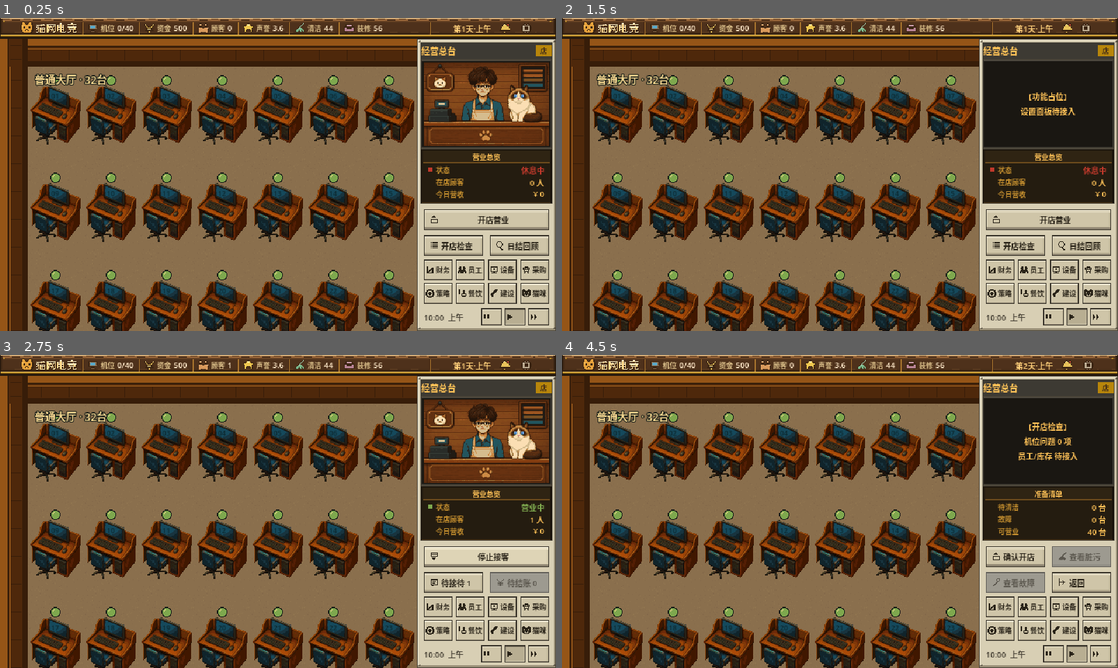
Above: before the commit, frames 1-4 (two rows, left to right).
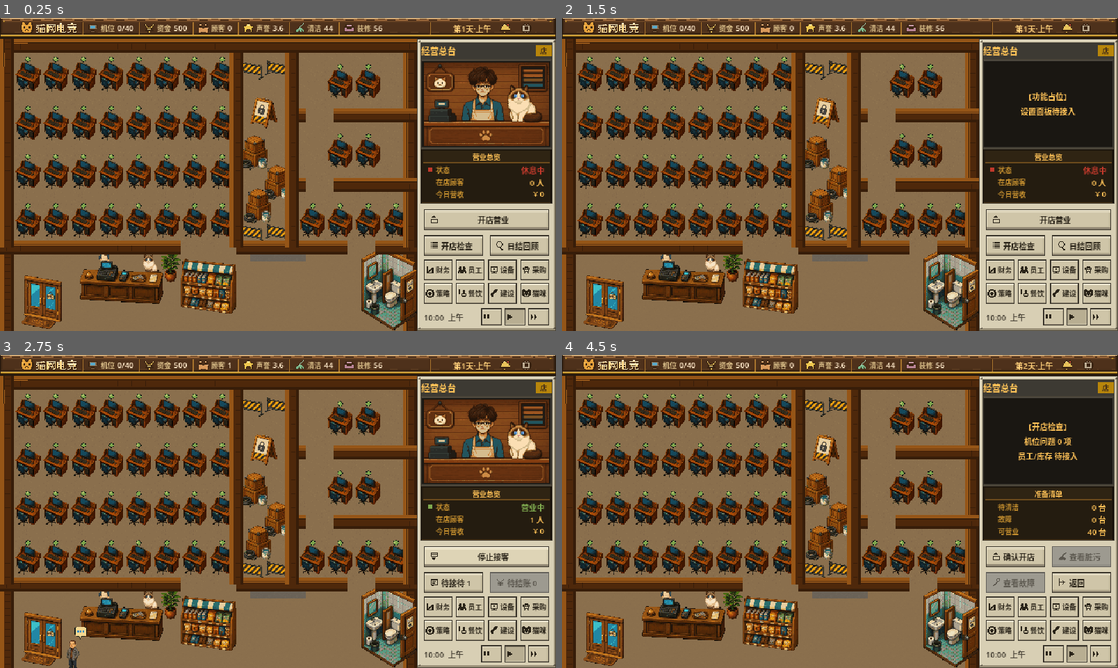
Above: after the commit, the same moments.

Repository: knightmiao/internet-cafe-godot
Game: Godot game, scene res://scenes/main.tscn
Two runs of this game, one before a commit and one after it. Both use one fixed random seed, a clock stepped at 60 frames per second and the inputs below.
Inputs (mouse positions are in pixels of both pictures, inside the frame that each line leads up to):
- Up to frame 1 (0.25 s): no input
- Up to frame 2 (1.5 s): click (1067, 27) at 0.52 s; click (1090, 27) at 1.27 s
- Up to frame 3 (2.75 s): click "开店营业" at 2 s
- Up to frame 4 (4.5 s): click "停止接客" at 2.75 s; click "关店结算" at 3.5 s; click "开店检查" at 4.25 s

The runs differ from the first frame. In frame 1, 47% of the frame differs, in the area x 0-75%, y 6-100%; in frame 2, 47%; in frame 3, 47%; in frame 4, 47%.

Commit message:
开局改为 0.5 倍居中看满整店。
默认近景停在左上角，打开只看到入口一带的局部；现在一进游戏就是全局视野，滚轮仍可切到近景。

Co-authored-by: Cursor <cursoragent@cursor.com>

Diff:
--- a/godot/scenes/maps/initial_cafe.tscn
+++ b/godot/scenes/maps/initial_cafe.tscn
@@ -19,5 +19,6 @@
 z_index = 10
 
 [node name="Camera2D" type="Camera2D" parent="."]
-position = Vector2(240, 168)
+position = Vector2(480, 336)
+zoom = Vector2(0.5, 0.5)
 enabled = true
--- a/godot/scripts/stage/stage_controller.gd
+++ b/godot/scripts/stage/stage_controller.gd
@@ -73,7 +73,7 @@
 var _facilities: Dictionary = {}
 var _theme_floor_roots: Dictionary = {}
 var _theme_wall_roots: Dictionary = {}
-var _zoom_index := 1
+var _zoom_index := 0
 var _pressing := false
 var _dragged := false
 var _press_point := Vector2.ZERO
@@ -157,7 +157,9 @@
 	camera.limit_top = 0
 	camera.limit_right = int(WORLD_SIZE.x)
 	camera.limit_bottom = int(WORLD_SIZE.y)
-	camera.position = Vector2(240, 168)
+	# 默认 0.5 倍：视野正好等于世界，锁在店面中心，一打开就能看满整店。
+	camera.position = WORLD_SIZE * 0.5
+	camera.make_current()
 	_apply_zoom()
 
 
--- a/godot/tools/screenshot.gd
+++ b/godot/tools/screenshot.gd
@@ -42,9 +42,9 @@
 	assert(_main.operation_panel.action_buttons[0].custom_minimum_size.x == 144)
 	assert(_main.operation_panel.action_buttons[0].text == "开店营业")
 
-	# 先拉到 0.5 倍，一屏看满整店；此时视口本地坐标正好是世界坐标的一半
-	stage_controller.call("set_zoom_index", 0)
-	await process_frame
+	# 开局必须是 0.5 倍全局，不能停在入口近景。
+	assert(is_equal_approx(stage_controller.zoom_level(), 0.5), "开局相机必须是 0.5 倍全局视野")
+	assert(stage_controller.camera.position == Vector2(480, 336), "开局相机必须居中看满整店")
 	await _shoot("01-全局视图")
 
 	stage_controller.select_pc(3)
Not shown, changed: docs/ui/核心场景设计.md
